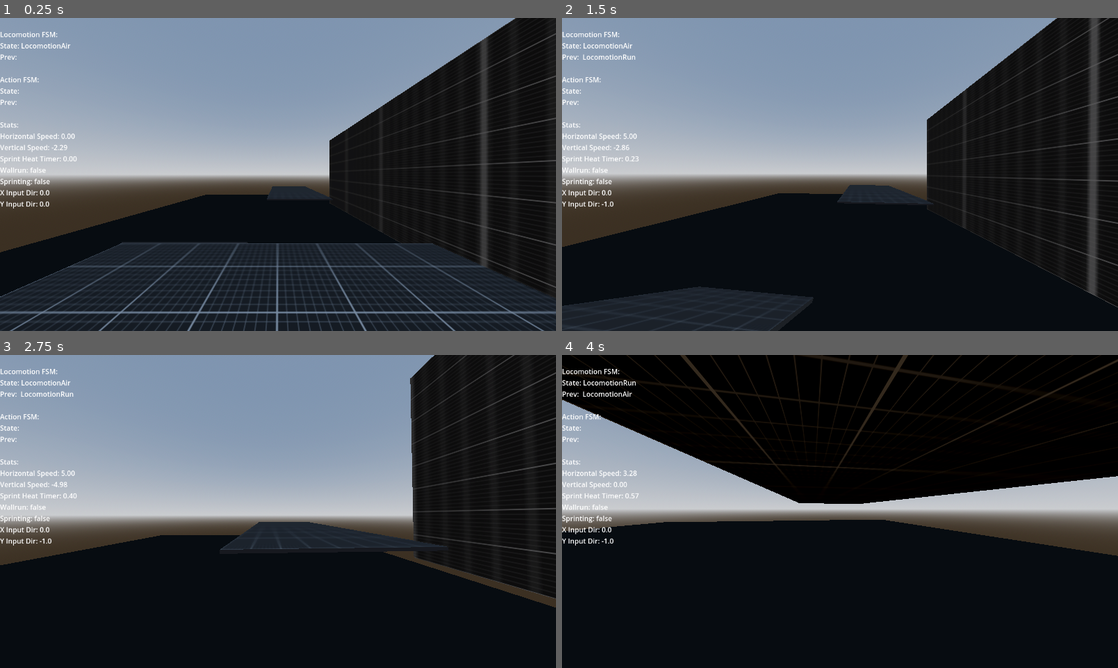
Above: before the commit, frames 1-4 (two rows, left to right).
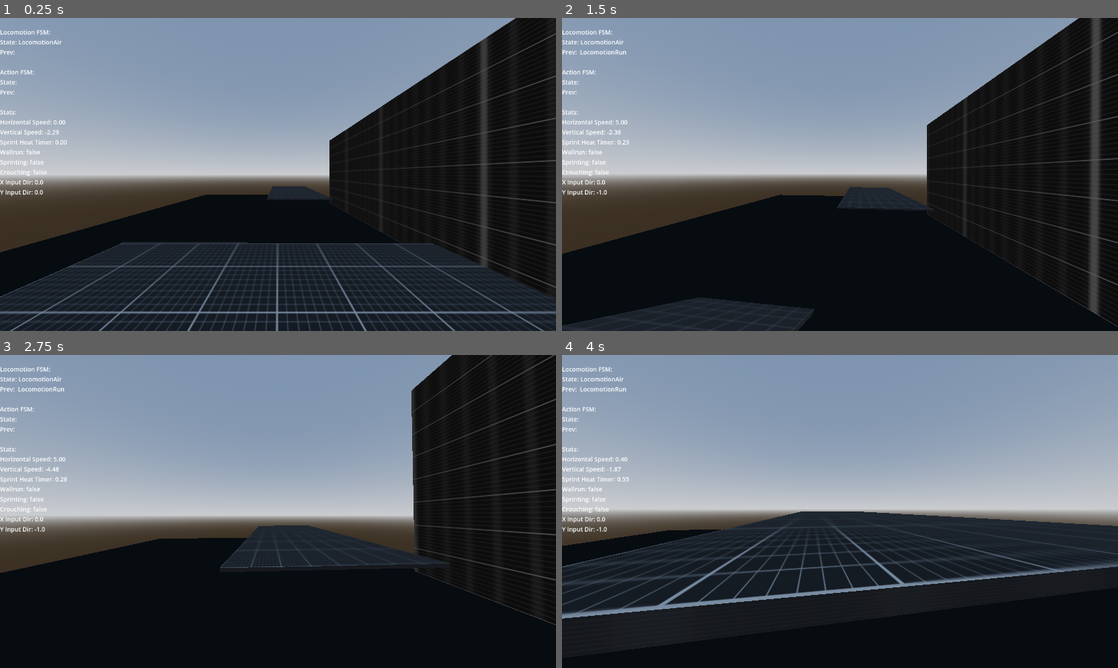
Above: after the commit, the same moments.

Repository: mdnrealdeal/parkour-game
Game: Godot game, scene res://scenes/levels/test_scene.tscn
The game is run twice, just before and just after one commit, with the same random seed, the same clock (stepped at 60 frames per second) and the same inputs.
Inputs (mouse positions are in pixels of both pictures, inside the frame that each line leads up to):
- Up to frame 1 (0.25 s): no input
- Up to frame 2 (1.5 s): tap Enter at 0.5 s; move the mouse to (867, 174) at 0.52 s; hold X (crouch) 0.53-1.28 s; hold W (move_forward) from 0.53 s (still down); tap Space (jump) at 0.77, 0.8, 1.07, 1.35 s; move the mouse to (812, 174) at 1.27 s
- Up to frame 3 (2.75 s): keep holding W (move_forward); tap Space (jump) at 1.52, 1.82, 2.3 s; tap X (crouch) at 1.55 s; move the mouse to (289, 505) at 2.02 s; hold X (crouch) from 2.03 s (still down)
- Up to frame 4 (4 s): keep holding W (move_forward); move the mouse to (834, 517) at 2.77 s; release X (crouch) at 2.78 s; tap Shift (dash) at 2.85 s; tap Space (jump) at 3.02, 3.32, 3.77, 3.8 s; tap X (crouch) at 3.05 s; move the mouse to (878, 514) at 3.52 s; hold X (crouch) from 3.53 s (still down)

The runs differ from the first frame. In frame 1, 1.4% of the frame differs, in the area x 0-14%, y 3-61%; in frame 2, 6.3%; in frame 3, 6.6%; in frame 4, 52%, in the area x 0-100%, y 0-85%.

Commit message:
cleanup and crouch to exit wallrun

Diff:
--- a/resources/player_movementstats.tres
+++ b/resources/player_movementstats.tres
@@ -8,16 +8,15 @@
 friction = 9.0
 sprint_speed = 6.25
 sprint_acceleration = 4.0
-air_acceleration = 7.0
+air_acceleration = 8.0
 max_air_jumps = 0
-jump_force = 4.0
 dash_speed = 8.0
 dash_duration = 0.05
 dash_cooldown = 0.5
 wallrun_jump_force_side = 4.5
 wallrun_jump_force_forward = 6.5
 wallrun_jump_force_up = 4.5
-wallrun_gravity_mult = 0.15
+wallrun_gravity_mult = 0.4
 wallrun_linger_duration = 0.01
 wallrun_cooldown = 1.0
 metadata/_custom_type_script = "uid://c83i83xjuj6bl"
--- a/scenes/levels/test_scene.tscn
+++ b/scenes/levels/test_scene.tscn
@@ -46,6 +46,7 @@
 [node name="debug_text" type="Label" parent="DebugUI" node_paths=PackedStringArray("actor")]
 offset_right = 40.0
 offset_bottom = 23.0
+theme_override_font_sizes/font_size = 14
 script = ExtResource("3_ad8uc")
 actor = NodePath("../../Player")
 
@@ -94,9 +95,9 @@
 material = SubResource("StandardMaterial3D_kljt5")
 
 [node name="CSGCylinder3D" type="CSGCylinder3D" parent="Level"]
-transform = Transform3D(1, 0, 0, 0, 1, 0, 0, 0, 1, 4, 0.5, -8)
+transform = Transform3D(1, 0, 0, 0, 1, 0, 0, 0, 1, 4, 0.25, -8)
 use_collision = true
 radius = 3.0
-height = 5.0
+height = 6.5
 sides = 40
 material = SubResource("StandardMaterial3D_ad8uc")
--- a/scripts/_FSMs/base_state.gd
+++ b/scripts/_FSMs/base_state.gd
@@ -11,6 +11,7 @@
 #region Variables
 var actor_ref: Actor
 @export var is_interruptable_state: bool = false
+var is_grounded_state: bool = false
 #endregion
 
 #region Methods
--- a/scripts/_FSMs/locoLayer/locomotion_air.gd
+++ b/scripts/_FSMs/locoLayer/locomotion_air.gd
@@ -6,8 +6,7 @@
 #endregion
 
 func enter(previous_state: State = null) -> void:
-	# TODO: remove this coupling, replace with state flags in blackboard.
-	if previous_state is not LocomotionDash:
+	if previous_state and previous_state.is_grounded_state:
 		actor_ref.blackboard.reset_air_movements(actor_ref.move_stats.max_air_jumps)
 
 		if actor_ref.velocity.y <= 0.0:
--- a/scripts/_FSMs/locoLayer/locomotion_dash.gd
+++ b/scripts/_FSMs/locoLayer/locomotion_dash.gd
@@ -17,7 +17,7 @@
 		cam_forward.y = 0
 		_dash_direction = cam_forward.normalized()
 
-	actor_ref.blackboard.run_time += 2.0
+	actor_ref.blackboard.run_time += 1.5
 
 	actor_ref.velocity = _dash_direction * actor_ref.move_stats.dash_speed
 	_duration = actor_ref.move_stats.dash_duration
--- a/scripts/_FSMs/locoLayer/locomotion_idle.gd
+++ b/scripts/_FSMs/locoLayer/locomotion_idle.gd
@@ -4,6 +4,9 @@
 #region Internal variables
 const IDLE_RUN_DECAY: float = 3.0
 #endregion
+
+func _ready() -> void:
+	is_grounded_state = true
 
 func enter(_previous_state: State = null) -> void:
 	actor_ref.blackboard.is_sprinting = false
--- a/scripts/_FSMs/locoLayer/locomotion_run.gd
+++ b/scripts/_FSMs/locoLayer/locomotion_run.gd
@@ -5,6 +5,9 @@
 const STRAFE_RUN_DECAY: float = 2.0
 const SPRINT_STRAFE_THRESHOLD: float = 0.5
 #endregion
+
+func _ready() -> void:
+	is_grounded_state = true
 
 func physics_update(delta: float) -> void:
 	_update_run_time(delta)
--- a/scripts/_FSMs/locoLayer/locomotion_wallrun.gd
+++ b/scripts/_FSMs/locoLayer/locomotion_wallrun.gd
@@ -45,6 +45,10 @@
 func _check_transitions(delta: float) -> bool:
 	if actor_ref.is_on_floor():
 		transition_requested.emit(self, LocomotionRun)
+		return true
+
+	if actor_ref.request_to_crouch:
+		transition_requested.emit(self, LocomotionAir)
 		return true
 
 	var is_on_wall: bool = _update_wall_status()
--- a/scripts/misc/pause_manager.gd
+++ b/scripts/misc/pause_manager.gd
@@ -7,7 +7,7 @@
 func _ready() -> void:
 	if not OS.has_feature("editor"):
 		DisplayServer.window_set_mode(DisplayServer.WINDOW_MODE_EXCLUSIVE_FULLSCREEN)
-
+	get_window().title = "playtesting: parkour-game"
 	Input.set_mouse_mode(Input.MOUSE_MODE_CAPTURED)
 	process_mode = Node.PROCESS_MODE_ALWAYS
 
--- a/scripts/player/player.gd
+++ b/scripts/player/player.gd
@@ -2,10 +2,11 @@
 extends Actor
 
 const SENS_HUMAN_MOD = 0.0001
-const CURVE_ASSIST_STRENGTH = 1.25
-const BASE_RESOLUTION_WIDTH = 1920
+const CURVE_ASSIST_STRENGTH = 1.5
 
 @export_range(0, 100, 1) var mouse_sensitivity: int = 30
+
+@onready var camera: Camera3D = $Head/Camera3D
 
 func _ready() -> void:
 	blackboard = PlayerBlackboard.new()
@@ -28,7 +29,6 @@
 		super._physics_process(delta)
 
 		_apply_camera_tilt(delta)
-
 		if blackboard.is_wall_running:
 			_apply_curve_assist(delta)
 
@@ -42,7 +42,7 @@
 
 		rotate_y(-event.relative.x * final_sensitivity)
 		head.rotate_x(-event.relative.y * final_sensitivity)
-		head.rotation.x = clamp(head.rotation.x, deg_to_rad(-90), deg_to_rad(90))
+		head.rotation.x = clamp(head.rotation.x, deg_to_rad(-60), deg_to_rad(75))
 
 func _add_camera_magnetism(event: InputEvent) -> float:
 	if not blackboard.is_wall_running: return 1.0
@@ -60,7 +60,7 @@
 	elif blackboard.current_wall_side == ActorBlackboard.WallSide.LEFT and relative_x > 0:
 		moving_away = true
 
-	print("Side: %s | Align: %.2f | MovingAway: %s" % [blackboard.current_wall_side, alignment, moving_away])
+	#print("Side: %s | Align: %.2f | MovingAway: %s" % [blackboard.current_wall_side, alignment, moving_away])
 
 	# INFO: this is the mouse dampening code. documentation on what does what here.
 	# DEADZONE: area which determines free mouselook w/o slow | lower = less deadzone
@@ -106,4 +106,4 @@
 		const TILT_IN_RAD: float = 0.2181662
 		target_roll = blackboard.current_wall_side * TILT_IN_RAD
 
-	head.rotation.z = lerp(head.rotation.z, target_roll, 7.5 * delta)
+	camera.rotation.z = lerp(camera.rotation.z, target_roll, 7.5 * delta)
--- a/scripts/ui/_debug/label_state_display.gd
+++ b/scripts/ui/_debug/label_state_display.gd
@@ -76,6 +76,7 @@
 	Sprint Heat Timer: %.2f
 	Wallrun: %s
 	Sprinting: %s
+	Crouching: %s
 	X Input Dir: %s
 	Y Input Dir: %s
 	""" % [
@@ -85,5 +86,6 @@
 		actor.blackboard.run_time,
 		str(actor.blackboard.is_wall_running),
 		str(actor.blackboard.is_sprinting),
+		str(actor.blackboard.is_crouching),
 		inputdir_x, inputdir_y
 	]
Not shown, changed: export_presets.cfg
